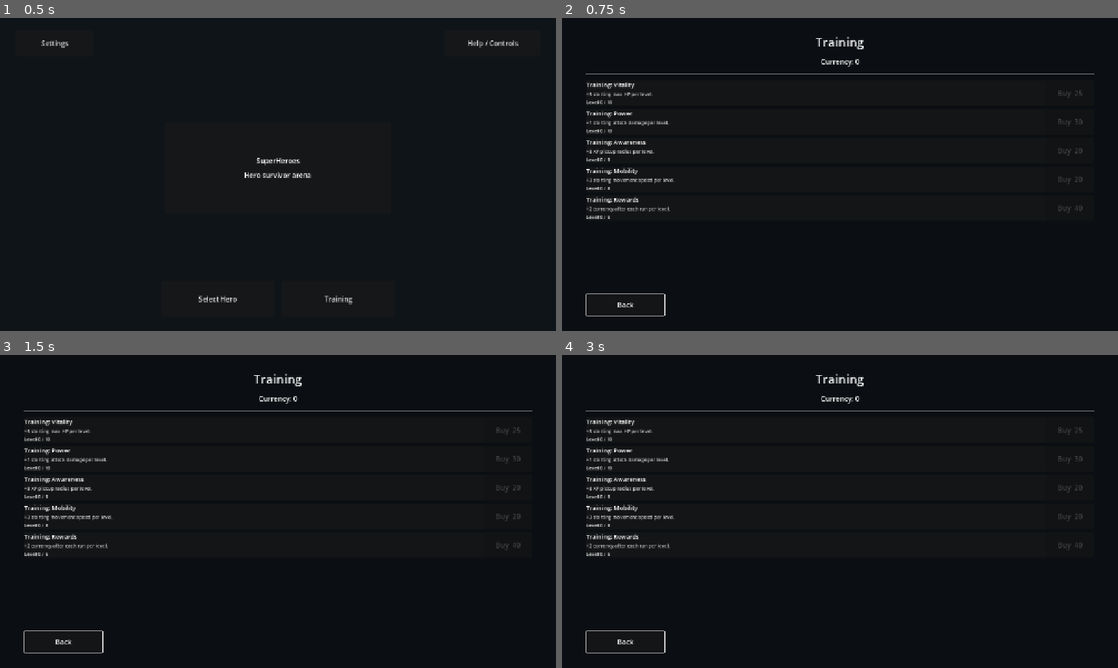
Above: before the commit, frames 1-4 (two rows, left to right).
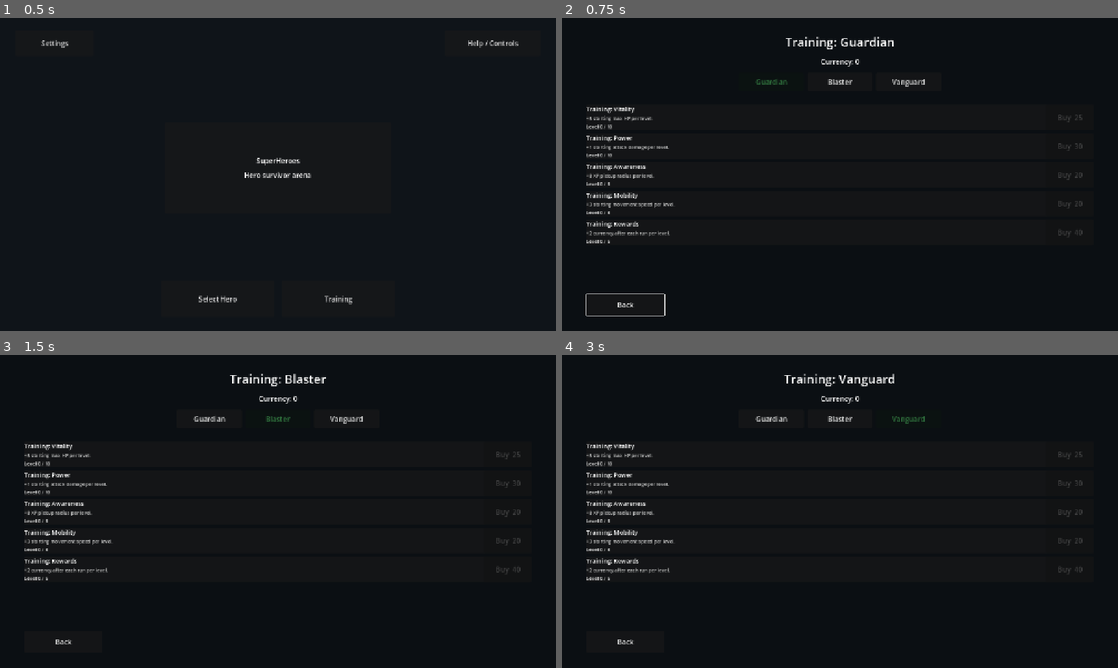
Above: after the commit, the same moments.

Repository: StanisRyz/SuperHeroes
Game: Godot game, scene res://scenes/main/Main.tscn
The game is run twice, just before and just after one commit, with the same random seed, the same clock (stepped at 60 frames per second) and the same inputs.
Inputs (mouse positions are in pixels of both pictures, inside the frame that each line leads up to):
- Up to frame 1 (0.5 s): no input
- Up to frame 2 (0.75 s): click "Training" at 0.5 s
- Up to frame 3 (1.5 s): click (278, 417) at 1.25 s, where only the run after the commit has a clickable "Blaster"
- Up to frame 4 (3 s): click (773, 417) at 2 s, where only the run after the commit has a clickable "Guardian"; click (906, 417) at 2.75 s, where only the run after the commit has a clickable "Vanguard"

Frame 1 is identical in both runs. In frame 2, 3.5% of the frame differs, in the area x 4-96%, y 6-72%; in frame 3, 3.5%; in frame 4, 3.6%, in the area x 4-96%, y 6-96%.

Commit message:
Add per-hero training progression

Diff:
--- a/scenes/game/Arena.gd
+++ b/scenes/game/Arena.gd
@@ -229,7 +229,7 @@
 	if applier_script == null:
 		push_warning("Arena: MetaApplier.gd not found.")
 		return
-	applier_script.apply_meta_progression(meta_manager, player, auto_attack, ability_manager)
+	applier_script.apply_meta_progression(meta_manager, player, auto_attack, ability_manager, hero_id)
 
 
 # Upgrade and player systems
--- a/scenes/main/Main.gd
+++ b/scenes/main/Main.gd
@@ -110,7 +110,7 @@
 	meta_upgrade_shop = scene.instantiate()
 	add_child(meta_upgrade_shop)
 	if meta_upgrade_shop.has_method("setup"):
-		meta_upgrade_shop.setup(meta_progression_manager)
+		meta_upgrade_shop.setup(meta_progression_manager, hero_data_provider)
 	if meta_upgrade_shop.has_signal("back_requested") and not meta_upgrade_shop.back_requested.is_connected(_close_meta_shop):
 		meta_upgrade_shop.back_requested.connect(_close_meta_shop)
 	if meta_upgrade_shop.has_signal("buy_requested") and not meta_upgrade_shop.buy_requested.is_connected(_on_meta_buy_requested):
@@ -445,7 +445,7 @@
 	if main_menu != null:
 		main_menu.hide()
 	if meta_upgrade_shop.has_method("open"):
-		meta_upgrade_shop.open()
+		meta_upgrade_shop.open(_resolve_training_hero_id())
 
 
 func _close_meta_shop() -> void:
@@ -455,9 +455,9 @@
 		main_menu.show()
 
 
-func _on_meta_buy_requested(upgrade_id: String) -> void:
-	if meta_progression_manager != null and meta_progression_manager.has_method("buy_meta_upgrade"):
-		meta_progression_manager.buy_meta_upgrade(upgrade_id)
+func _on_meta_buy_requested(hero_id: String, upgrade_id: String) -> void:
+	if meta_progression_manager != null and meta_progression_manager.has_method("purchase_training_upgrade"):
+		meta_progression_manager.purchase_training_upgrade(hero_id, upgrade_id)
 
 
 func _get_hero_data(hero_id: String) -> Dictionary:
@@ -473,6 +473,20 @@
 	return {}
 
 
+func _resolve_training_hero_id() -> String:
+	if hero_data_provider != null and hero_data_provider.has_method("is_valid_hero"):
+		if not selected_hero_id.is_empty() and hero_data_provider.is_valid_hero(selected_hero_id):
+			return selected_hero_id
+		if user_preferences_manager != null and user_preferences_manager.has_method("get_last_hero_id"):
+			var remembered: String = user_preferences_manager.get_last_hero_id()
+			if not remembered.is_empty() and hero_data_provider.is_valid_hero(remembered):
+				return remembered
+	if hero_data_provider != null and hero_data_provider.has_method("get_default_hero"):
+		var default_hero: Dictionary = hero_data_provider.get_default_hero()
+		return str(default_hero.get("id", "guardian"))
+	return "guardian"
+
+
 func _get_stage_data(stage_id: String) -> Dictionary:
 	if stage_data_provider == null:
 		return {}
--- a/scenes/meta/MetaApplier.gd
+++ b/scenes/meta/MetaApplier.gd
@@ -4,12 +4,18 @@
 # Meta bonuses stack on top of hero starting stats.
 
 
-static func apply_meta_progression(meta_manager: Node, player: Node, auto_attack: Node, _ability_manager: Node) -> void:
-	if meta_manager == null or not meta_manager.has_method("get_meta_upgrade_level"):
+static func apply_meta_progression(meta_manager: Node, player: Node, auto_attack: Node, _ability_manager: Node, hero_id: String = "") -> void:
+	if meta_manager == null:
 		return
+	var resolved_hero_id := hero_id
+	if resolved_hero_id.is_empty():
+		resolved_hero_id = "guardian"
+		push_warning("MetaApplier: missing hero_id, falling back to guardian training.")
+	if meta_manager.has_method("ensure_training_data_for_hero"):
+		meta_manager.ensure_training_data_for_hero(resolved_hero_id)
 
 	if player != null and is_instance_valid(player):
-		var hp_level: int = meta_manager.get_meta_upgrade_level("meta_max_health")
+		var hp_level: int = _get_training_level(meta_manager, resolved_hero_id, "meta_max_health")
 		if hp_level > 0:
 			var bonus_hp: int = hp_level * 5
 			var new_max: int = int(player.get("max_health") or 100) + bonus_hp
@@ -18,18 +24,26 @@
 			if player.has_signal("health_changed"):
 				player.health_changed.emit(new_max, new_max)
 
-		var speed_level: int = meta_manager.get_meta_upgrade_level("meta_move_speed")
+		var speed_level: int = _get_training_level(meta_manager, resolved_hero_id, "meta_move_speed")
 		if speed_level > 0:
 			var new_speed := float(player.get("speed") or 260.0) + float(speed_level) * 3.0
 			player.set("speed", new_speed)
 
-		var radius_level: int = meta_manager.get_meta_upgrade_level("meta_pickup_radius")
+		var radius_level: int = _get_training_level(meta_manager, resolved_hero_id, "meta_pickup_radius")
 		if radius_level > 0 and player.get("pickup_radius_bonus") != null:
 			var current_bonus := float(player.get("pickup_radius_bonus") or 0.0)
 			player.set("pickup_radius_bonus", current_bonus + float(radius_level) * 8.0)
 
 	if auto_attack != null and is_instance_valid(auto_attack):
-		var damage_level: int = meta_manager.get_meta_upgrade_level("meta_attack_damage")
+		var damage_level: int = _get_training_level(meta_manager, resolved_hero_id, "meta_attack_damage")
 		if damage_level > 0:
 			var new_dmg: int = int(auto_attack.get("attack_damage") or 10) + damage_level
 			auto_attack.set("attack_damage", new_dmg)
+
+
+static func _get_training_level(meta_manager: Node, hero_id: String, upgrade_id: String) -> int:
+	if meta_manager.has_method("get_training_level"):
+		return int(meta_manager.get_training_level(hero_id, upgrade_id))
+	if meta_manager.has_method("get_meta_upgrade_level"):
+		return int(meta_manager.get_meta_upgrade_level(upgrade_id))
+	return 0
--- a/scenes/meta/MetaProgressionManager.gd
+++ b/scenes/meta/MetaProgressionManager.gd
@@ -7,7 +7,9 @@
 signal progress_saved
 
 const SAVE_PATH := "user://superheroes_meta_progress.json"
-const SAVE_VERSION := 1
+const SAVE_VERSION := 2
+const DEFAULT_HERO_ID := "guardian"
+const DEFAULT_HERO_IDS: Array[String] = ["guardian", "blaster", "vanguard"]
 
 var _data: Dictionary = {}
 
@@ -43,6 +45,7 @@
 
 
 func save_progress() -> void:
+	_sync_legacy_meta_upgrades()
 	var file := FileAccess.open(SAVE_PATH, FileAccess.WRITE)
 	if file == null:
 		push_warning("MetaProgressionManager: cannot write save file.")
@@ -79,44 +82,119 @@
 	return true
 
 
+func get_training_level(hero_id: String, upgrade_id: String) -> int:
+	var resolved_hero_id := _resolve_hero_id(hero_id)
+	ensure_training_data_for_hero(resolved_hero_id)
+	var training_by_hero: Dictionary = _data.get("training_by_hero", {})
+	var hero_training: Dictionary = training_by_hero.get(resolved_hero_id, {})
+	return int(hero_training.get(upgrade_id, 0))
+
+
+func set_training_level(hero_id: String, upgrade_id: String, level: int) -> void:
+	var resolved_hero_id := _resolve_hero_id(hero_id)
+	ensure_training_data_for_hero(resolved_hero_id)
+	var def := get_meta_upgrade_definition(upgrade_id)
+	var max_level := int(def.get("max_level", 99)) if not def.is_empty() else 99
+	var clamped_level := clampi(level, 0, max_level)
+	var training_by_hero: Dictionary = _data.get("training_by_hero", {})
+	var hero_training: Dictionary = training_by_hero.get(resolved_hero_id, {})
+	hero_training[upgrade_id] = clamped_level
+	training_by_hero[resolved_hero_id] = hero_training
+	_data["training_by_hero"] = training_by_hero
+	meta_upgrade_changed.emit(upgrade_id, clamped_level)
+
+
+func get_training_levels_for_hero(hero_id: String) -> Dictionary:
+	var resolved_hero_id := _resolve_hero_id(hero_id)
+	ensure_training_data_for_hero(resolved_hero_id)
+	var training_by_hero: Dictionary = _data.get("training_by_hero", {})
+	var hero_training: Dictionary = training_by_hero.get(resolved_hero_id, {})
+	return hero_training.duplicate()
+
+
+func get_training_summary_for_hero(hero_id: String) -> Dictionary:
+	var resolved_hero_id := _resolve_hero_id(hero_id)
+	return {
+		"hero_id": resolved_hero_id,
+		"currency": get_currency(),
+		"levels": get_training_levels_for_hero(resolved_hero_id),
+	}
+
+
+func get_debug_training_summary() -> Dictionary:
+	var result := {}
+	var training_by_hero: Dictionary = _data.get("training_by_hero", {})
+	for hero_id in training_by_hero:
+		var levels: Dictionary = training_by_hero.get(hero_id, {})
+		var non_zero := {}
+		for upgrade_id in levels:
+			var level := int(levels.get(upgrade_id, 0))
+			if level > 0:
+				non_zero[upgrade_id] = level
+		result[str(hero_id)] = non_zero
+	return result
+
+
+func can_purchase_training_upgrade(hero_id: String, upgrade_id: String) -> bool:
+	var def := get_meta_upgrade_definition(upgrade_id)
+	if def.is_empty():
+		return false
+	if get_training_level(hero_id, upgrade_id) >= int(def.get("max_level", 1)):
+		return false
+	return get_currency() >= get_training_upgrade_cost(hero_id, upgrade_id)
+
+
+func purchase_training_upgrade(hero_id: String, upgrade_id: String) -> bool:
+	var resolved_hero_id := _resolve_hero_id(hero_id)
+	if not can_purchase_training_upgrade(resolved_hero_id, upgrade_id):
+		return false
+	var cost := get_training_upgrade_cost(resolved_hero_id, upgrade_id)
+	if not spend_currency(cost):
+		return false
+	var new_level := get_training_level(resolved_hero_id, upgrade_id) + 1
+	set_training_level(resolved_hero_id, upgrade_id, new_level)
+	save_progress()
+	return true
+
+
+func ensure_training_data_for_hero(hero_id: String) -> void:
+	var resolved_hero_id := _resolve_hero_id(hero_id)
+	var training_by_hero: Dictionary = _data.get("training_by_hero", {})
+	if not training_by_hero.has(resolved_hero_id) or not training_by_hero.get(resolved_hero_id) is Dictionary:
+		training_by_hero[resolved_hero_id] = {}
+		_data["training_by_hero"] = training_by_hero
+
+
+func ensure_training_data_for_all_heroes(hero_ids: Array) -> void:
+	for hero_id in hero_ids:
+		ensure_training_data_for_hero(str(hero_id))
+
+
+func get_training_upgrade_cost(hero_id: String, upgrade_id: String) -> int:
+	var def := get_meta_upgrade_definition(upgrade_id)
+	if def.is_empty():
+		return 0
+	var level := get_training_level(hero_id, upgrade_id)
+	return _calculate_upgrade_cost(def, level)
+
+
 func get_meta_upgrade_level(upgrade_id: String) -> int:
-	var upgrades: Dictionary = _data.get("meta_upgrades", {})
-	return int(upgrades.get(upgrade_id, 0))
+	return get_training_level(DEFAULT_HERO_ID, upgrade_id)
 
 
 func get_meta_upgrade_cost(upgrade_id: String) -> int:
 	var def := get_meta_upgrade_definition(upgrade_id)
 	if def.is_empty():
 		return 0
-	var level := get_meta_upgrade_level(upgrade_id)
-	var base_cost := int(def.get("base_cost", 25))
-	var growth := float(def.get("cost_growth", 1.35))
-	if level == 0:
-		return base_cost
-	return int(round(float(base_cost) * pow(growth, float(level))))
+	return _calculate_upgrade_cost(def, get_meta_upgrade_level(upgrade_id))
 
 
 func can_buy_meta_upgrade(upgrade_id: String) -> bool:
-	var def := get_meta_upgrade_definition(upgrade_id)
-	if def.is_empty():
-		return false
-	if get_meta_upgrade_level(upgrade_id) >= int(def.get("max_level", 1)):
-		return false
-	return get_currency() >= get_meta_upgrade_cost(upgrade_id)
+	return can_purchase_training_upgrade(DEFAULT_HERO_ID, upgrade_id)
 
 
 func buy_meta_upgrade(upgrade_id: String) -> bool:
-	if not can_buy_meta_upgrade(upgrade_id):
-		return false
-	var cost := get_meta_upgrade_cost(upgrade_id)
-	if not spend_currency(cost):
-		return false
-	var upgrades: Dictionary = _data.get("meta_upgrades", {})
-	upgrades[upgrade_id] = int(upgrades.get(upgrade_id, 0)) + 1
-	_data["meta_upgrades"] = upgrades
-	meta_upgrade_changed.emit(upgrade_id, int(upgrades[upgrade_id]))
-	save_progress()
-	return true
+	return purchase_training_upgrade(DEFAULT_HERO_ID, upgrade_id)
 
 
 func is_hero_unlocked(hero_id: String) -> bool:
@@ -153,7 +231,8 @@
 	var final_boss_reward := 35 if final_boss_defeated else 0
 	var victory_bonus := 40 if result == "victory" else 0
 	var evolution_bonus := applied_evolutions.size() * 10
-	var starting_bonus := get_meta_upgrade_level("meta_starting_currency_bonus") * 2
+	var hero_id := str(summary.get("hero_id", DEFAULT_HERO_ID))
+	var starting_bonus := get_training_level(hero_id, "meta_starting_currency_bonus") * 2
 
 	var total_reward := maxi(
 		base_reward + time_reward + kill_reward + elite_reward + miniboss_reward +
@@ -198,7 +277,8 @@
 		"total_kills": int(_data.get("total_kills", 0)),
 		"total_elite_kills": int(_data.get("total_elite_kills", 0)),
 		"total_miniboss_kills": int(_data.get("total_miniboss_kills", 0)),
-		"meta_upgrades": _data.get("meta_upgrades", {}).duplicate(),
+		"training_by_hero": _data.get("training_by_hero", {}).duplicate(true),
+		"meta_upgrades": get_training_levels_for_hero(DEFAULT_HERO_ID),
 		"unlocked_heroes": _data.get("unlocked_heroes", []).duplicate(),
 	}
 
@@ -260,6 +340,7 @@
 		"version": SAVE_VERSION,
 		"currency": 0,
 		"meta_upgrades": {},
+		"training_by_hero": _get_default_training_by_hero(),
 		"unlocked_heroes": ["guardian", "blaster", "vanguard"],
 		"total_runs": 0,
 		"total_victories": 0,
@@ -276,8 +357,51 @@
 		_data[key] = parsed[key]
 	if not _data.get("meta_upgrades") is Dictionary:
 		_data["meta_upgrades"] = {}
+	if not _data.get("training_by_hero") is Dictionary:
+		_data["training_by_hero"] = {}
+	_migrate_global_training_if_needed(parsed)
+	ensure_training_data_for_all_heroes(DEFAULT_HERO_IDS)
+	_data["version"] = SAVE_VERSION
 	if not _data.get("unlocked_heroes") is Array:
 		_data["unlocked_heroes"] = ["guardian", "blaster", "vanguard"]
 	var unlocked: Array = _data["unlocked_heroes"]
 	if "guardian" not in unlocked:
 		unlocked.append("guardian")
+
+
+func _get_default_training_by_hero() -> Dictionary:
+	var result := {}
+	for hero_id in DEFAULT_HERO_IDS:
+		result[hero_id] = {}
+	return result
+
+
+func _migrate_global_training_if_needed(parsed: Dictionary) -> void:
+	var old_global: Dictionary = parsed.get("meta_upgrades", {}) if parsed.get("meta_upgrades", {}) is Dictionary else {}
+	var parsed_training = parsed.get("training_by_hero", null)
+	var has_per_hero_training: bool = parsed_training is Dictionary and not parsed_training.is_empty()
+	if old_global.is_empty() or has_per_hero_training:
+		return
+
+	var training_by_hero: Dictionary = _data.get("training_by_hero", {})
+	for hero_id in DEFAULT_HERO_IDS:
+		training_by_hero[hero_id] = old_global.duplicate()
+	_data["training_by_hero"] = training_by_hero
+
+
+func _calculate_upgrade_cost(def: Dictionary, level: int) -> int:
+	var base_cost := int(def.get("base_cost", 25))
+	var growth := float(def.get("cost_growth", 1.35))
+	if level <= 0:
+		return base_cost
+	return int(round(float(base_cost) * pow(growth, float(level))))
+
+
+func _resolve_hero_id(hero_id: String) -> String:
+	return hero_id if not hero_id.is_empty() else DEFAULT_HERO_ID
+
+
+func _sync_legacy_meta_upgrades() -> void:
+	var training_by_hero: Dictionary = _data.get("training_by_hero", {})
+	var default_training: Dictionary = training_by_hero.get(DEFAULT_HERO_ID, {})
+	_data["meta_upgrades"] = default_training.duplicate()
--- a/scenes/ui/DebugStatsOverlay.gd
+++ b/scenes/ui/DebugStatsOverlay.gd
@@ -259,20 +259,21 @@
 		if _meta_manager.has_method("get_progress_summary"):
 			var ps: Dictionary = _meta_manager.get_progress_summary()
 			lines.append("Runs: %d  Wins: %d" % [int(ps.get("total_runs", 0)), int(ps.get("total_victories", 0))])
-		if _meta_manager.has_method("get_meta_upgrade_definitions"):
-			var defs: Array[Dictionary] = _meta_manager.get_meta_upgrade_definitions()
-			var ups: PackedStringArray = []
-			for def in defs:
-				var uid := str(def.get("id", ""))
-				var lvl := 0
-				if _meta_manager.has_method("get_meta_upgrade_level"):
-					lvl = int(_meta_manager.get_meta_upgrade_level(uid))
-				if lvl > 0:
-					ups.append("%s:%d" % [uid.replace("meta_", ""), lvl])
-			if ups.is_empty():
-				lines.append("Upgrades: none")
+		if _meta_manager.has_method("get_debug_training_summary"):
+			var training: Dictionary = _meta_manager.get_debug_training_summary()
+			var training_lines: PackedStringArray = []
+			for hero_id in training:
+				var levels: Dictionary = training.get(hero_id, {})
+				if levels.is_empty():
+					continue
+				var parts: PackedStringArray = []
+				for upgrade_id in levels:
+					parts.append("%s:%d" % [str(upgrade_id).replace("meta_", ""), int(levels[upgrade_id])])
+				training_lines.append("%s [%s]" % [str(hero_id), ", ".join(parts)])
+			if training_lines.is_empty():
+				lines.append("Training: none")
 			else:
-				lines.append("Upgrades: %s" % ", ".join(ups))
+				lines.append("Training: %s" % " | ".join(training_lines))
 
 	# Feedback settings
 	if _settings_manager != null and is_instance_valid(_settings_manager):
--- a/scenes/ui/MetaUpgradeShop.gd
+++ b/scenes/ui/MetaUpgradeShop.gd
@@ -1,16 +1,22 @@
 extends CanvasLayer
 
 signal back_requested
-signal buy_requested(upgrade_id: String)
+signal buy_requested(hero_id: String, upgrade_id: String)
 
 const UIStateColors = preload("res://scenes/ui/UIStateColors.gd")
 
 var _meta_manager: Node
+var _hero_data_provider: Node
+var _selected_hero_id: String = ""
+var _heroes: Array[Dictionary] = []
+var _title_label: Label
+var _hero_selector: HBoxContainer
 var _currency_label: Label
 var _back_button: Button
 var _list_vbox: VBoxContainer
 
 var _rows: Array[Dictionary] = []
+var _hero_buttons: Dictionary = {}
 
 
 func _ready() -> void:
@@ -20,17 +26,22 @@
 	hide()
 
 
-func setup(meta_progression_manager: Node) -> void:
+func setup(meta_progression_manager: Node, hero_data_provider: Node = null) -> void:
 	_meta_manager = meta_progression_manager
+	_hero_data_provider = hero_data_provider
+	_reload_heroes()
 	if _meta_manager == null:
 		return
 	if _meta_manager.has_signal("currency_changed") and not _meta_manager.currency_changed.is_connected(_on_currency_changed):
 		_meta_manager.currency_changed.connect(_on_currency_changed)
 	if _meta_manager.has_signal("meta_upgrade_changed") and not _meta_manager.meta_upgrade_changed.is_connected(_on_meta_upgrade_changed):
 		_meta_manager.meta_upgrade_changed.connect(_on_meta_upgrade_changed)
-
-
-func open() -> void:
+	if _meta_manager.has_method("ensure_training_data_for_all_heroes"):
+		_meta_manager.ensure_training_data_for_all_heroes(_get_hero_ids())
+
+
+func open(hero_id: String = "") -> void:
+	set_selected_hero(hero_id)
 	refresh()
 	show()
 	if _back_button != null:
@@ -44,10 +55,25 @@
 func refresh() -> void:
 	if _meta_manager == null:
 		return
+	if _selected_hero_id.is_empty():
+		set_selected_hero("")
+	if _title_label != null:
+		_title_label.text = "Training: %s" % _get_selected_hero_display_name()
 	if _currency_label != null:
 		_currency_label.text = "Currency: %d" % _meta_manager.get_currency()
+	_update_hero_buttons()
 	_rebuild_rows_if_needed()
 	_update_rows()
+
+
+func set_selected_hero(hero_id: String) -> void:
+	_reload_heroes()
+	var resolved := _resolve_hero_id(hero_id)
+	_selected_hero_id = resolved
+	if _meta_manager != null and _meta_manager.has_method("ensure_training_data_for_hero"):
+		_meta_manager.ensure_training_data_for_hero(_selected_hero_id)
+	if visible:
+		refresh()
 
 
 func _build_ui() -> void:
@@ -69,17 +95,22 @@
 	main_vbox.add_theme_constant_override("separation", 14)
 	margin.add_child(main_vbox)
 
-	var title := Label.new()
-	title.text = "Training"
-	title.horizontal_alignment = HORIZONTAL_ALIGNMENT_CENTER
-	title.add_theme_font_size_override("font_size", 28)
-	main_vbox.add_child(title)
+	_title_label = Label.new()
+	_title_label.text = "Training"
+	_title_label.horizontal_alignment = HORIZONTAL_ALIGNMENT_CENTER
+	_title_label.add_theme_font_size_override("font_size", 28)
+	main_vbox.add_child(_title_label)
 
 	_currency_label = Label.new()
 	_currency_label.text = "Currency: 0"
 	_currency_label.horizontal_alignment = HORIZONTAL_ALIGNMENT_CENTER
 	_currency_label.add_theme_font_size_override("font_size", 16)
 	main_vbox.add_child(_currency_label)
+
+	_hero_selector = HBoxContainer.new()
+	_hero_selector.add_theme_constant_override("separation", 8)
+	_hero_selector.alignment = BoxContainer.ALIGNMENT_CENTER
+	main_vbox.add_child(_hero_selector)
 
 	main_vbox.add_child(HSeparator.new())
 
@@ -168,9 +199,9 @@
 	for row in _rows:
 		var upgrade_id := str(row.get("id", ""))
 		var max_level := int(row.get("max_level", 1))
-		var level: int = _meta_manager.get_meta_upgrade_level(upgrade_id)
-		var cost: int = _meta_manager.get_meta_upgrade_cost(upgrade_id)
-		var can_buy: bool = _meta_manager.can_buy_meta_upgrade(upgrade_id)
+		var level: int = _meta_manager.get_training_level(_selected_hero_id, upgrade_id) if _meta_manager.has_method("get_training_level") else _meta_manager.get_meta_upgrade_level(upgrade_id)
+		var cost: int = _meta_manager.get_training_upgrade_cost(_selected_hero_id, upgrade_id) if _meta_manager.has_method("get_training_upgrade_cost") else _meta_manager.get_meta_upgrade_cost(upgrade_id)
+		var can_buy: bool = _meta_manager.can_purchase_training_upgrade(_selected_hero_id, upgrade_id) if _meta_manager.has_method("can_purchase_training_upgrade") else _meta_manager.can_buy_meta_upgrade(upgrade_id)
 
 		var level_lbl := row.get("level_lbl") as Label
 		if level_lbl != null:
@@ -193,7 +224,10 @@
 
 
 func _on_buy_pressed(upgrade_id: String) -> void:
-	buy_requested.emit(upgrade_id)
+	if _selected_hero_id.is_empty():
+		push_warning("MetaUpgradeShop: cannot buy training upgrade without selected hero.")
+		return
+	buy_requested.emit(_selected_hero_id, upgrade_id)
 
 
 func _on_back_pressed() -> void:
@@ -209,6 +243,88 @@
 	if visible:
 		refresh()
 		_flash_row(upgrade_id)
+
+
+func _reload_heroes() -> void:
+	_heroes.clear()
+	if _hero_data_provider != null and _hero_data_provider.has_method("get_all_heroes"):
+		_heroes = _hero_data_provider.get_all_heroes()
+	if _heroes.is_empty():
+		_heroes = [
+			{"id": "guardian", "display_name": "Guardian"},
+			{"id": "blaster", "display_name": "Blaster"},
+			{"id": "vanguard", "display_name": "Vanguard"},
+		]
+	_rebuild_hero_selector()
+
+
+func _rebuild_hero_selector() -> void:
+	if _hero_selector == null:
+		return
+	for child in _hero_selector.get_children():
+		child.queue_free()
+	_hero_buttons.clear()
+	for hero in _heroes:
+		var hero_id := str(hero.get("id", ""))
+		if hero_id.is_empty():
+			continue
+		var button := Button.new()
+		button.text = str(hero.get("display_name", hero_id.capitalize()))
+		button.custom_minimum_size = Vector2(150, 42)
+		button.pressed.connect(_on_hero_button_pressed.bind(hero_id))
+		_hero_selector.add_child(button)
+		_hero_buttons[hero_id] = button
+	_update_hero_buttons()
+
+
+func _update_hero_buttons() -> void:
+	for hero_id in _hero_buttons:
+		var button := _hero_buttons[hero_id] as Button
+		if button == null:
+			continue
+		var selected: bool = hero_id == _selected_hero_id
+		button.disabled = selected
+		button.modulate = UIStateColors.positive_color() if selected else Color.WHITE
+
+
+func _on_hero_button_pressed(hero_id: String) -> void:
+	set_selected_hero(hero_id)
+
+
+func _resolve_hero_id(hero_id: String) -> String:
+	if _has_hero(hero_id):
+		return hero_id
+	if _hero_data_provider != null and _hero_data_provider.has_method("get_default_hero"):
+		var default_hero: Dictionary = _hero_data_provider.get_default_hero()
+		var default_id := str(default_hero.get("id", ""))
+		if _has_hero(default_id):
+			return default_id
+	return str(_heroes[0].get("id", "guardian")) if not _heroes.is_empty() else "guardian"
+
+
+func _has_hero(hero_id: String) -> bool:
+	if hero_id.is_empty():
+		return false
+	for hero in _heroes:
+		if str(hero.get("id", "")) == hero_id:
+			return true
+	return false
+
+
+func _get_selected_hero_display_name() -> String:
+	for hero in _heroes:
+		if str(hero.get("id", "")) == _selected_hero_id:
+			return str(hero.get("display_name", _selected_hero_id.capitalize()))
+	return _selected_hero_id.capitalize()
+
+
+func _get_hero_ids() -> Array[String]:
+	var ids: Array[String] = []
+	for hero in _heroes:
+		var hero_id := str(hero.get("id", ""))
+		if not hero_id.is_empty():
+			ids.append(hero_id)
+	return ids
 
 
 func _flash_row(upgrade_id: String) -> void:
Not shown, changed: Agents.md
Not shown, changed: README.md
Not shown, changed: docs/validation/gameplay_validation.md
